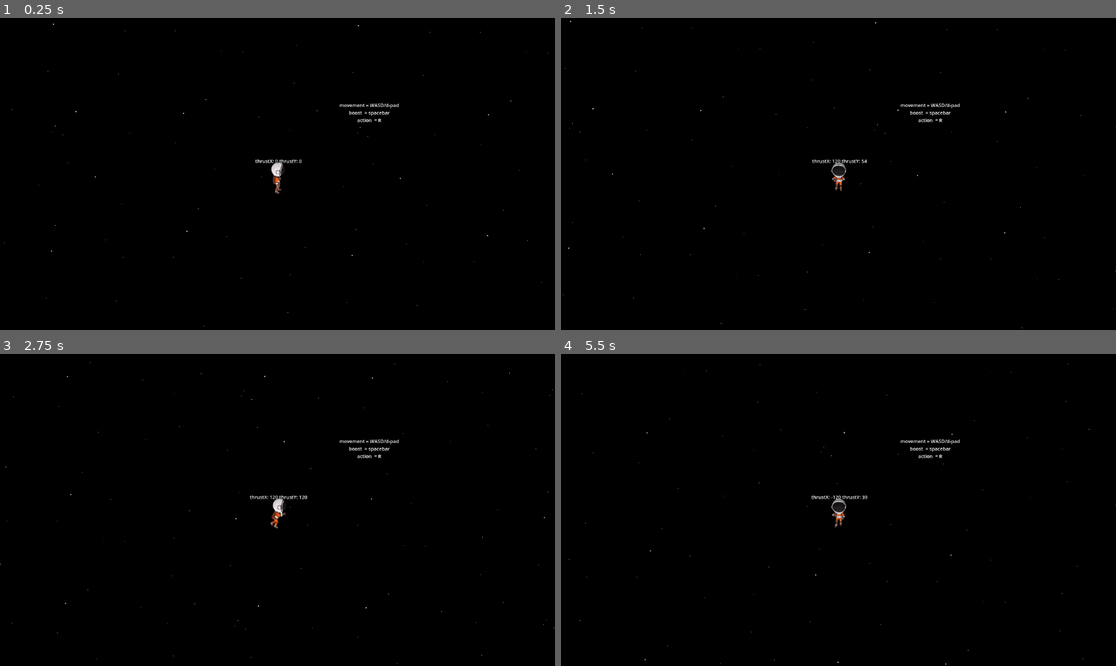
Above: before the commit, frames 1-4 (two rows, left to right).
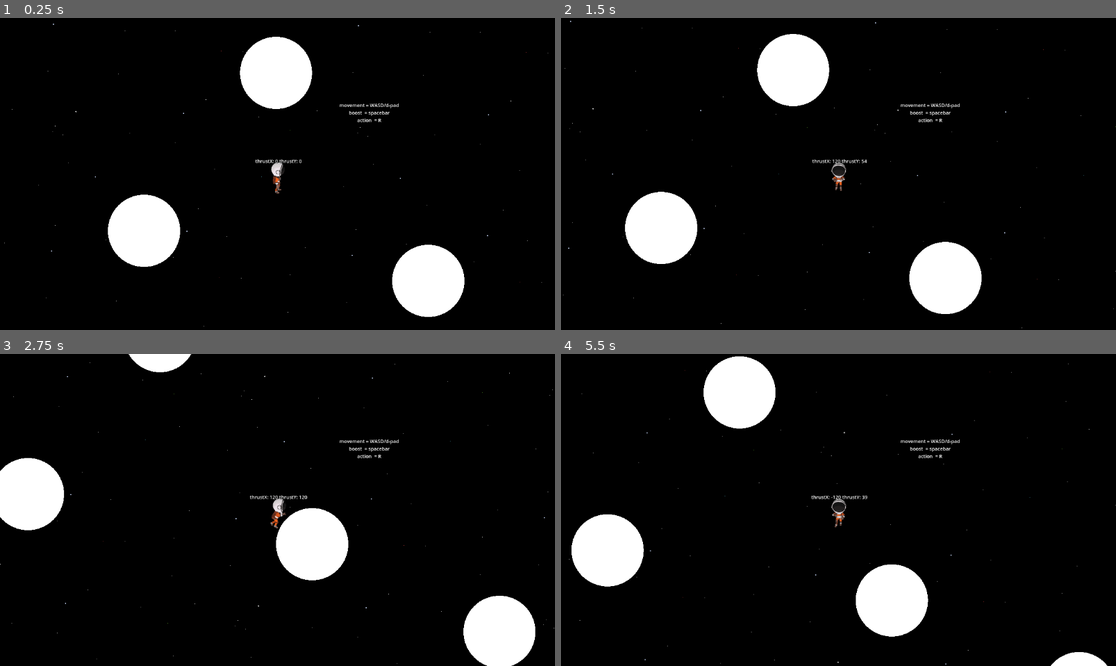
Above: after the commit, the same moments.

Repository: Boladelomo/Brackeys_Game_Jam_2024.2
Game: Godot game, scene res://Scenes/game.tscn
Two runs of this game, one before a commit and one after it. Both use one fixed random seed, a clock stepped at 60 frames per second and the inputs below.
Inputs:
- Up to frame 1 (0.25 s): no input
- Up to frame 2 (1.5 s): tap Enter at 0.5 s; hold D (right) 0.53-1.28 s; tap Space (jump) at 0.77 s; hold S (down) from 1.28 s (still down)
- Up to frame 3 (2.75 s): tap Space (jump) at 1.52 s; release S (down) at 2.03 s; hold D (right) from 2.03 s (still down)
- Up to frame 4 (5.5 s): release D (right) at 2.78 s; hold W (up) 2.78-3.53 s; tap Space (jump) at 3.02, 3.77, 4.52 s; hold A (left) 3.53-5.03 s; hold S (down) from 5.03 s (still down)

The runs differ from the first frame. In frame 1, 7.2% of the frame differs, in the area x 19-84%, y 6-96%; in frame 2, 7.2%; in frame 3, 7.5%; in frame 4, 7.5%, in the area x 1-99%, y 0-100%.
Error before the commit: Invalid access to property or key 'shape' on a base object of type 'Nil'. (res://Scripts/asteroid_manager.gd:37)

Commit message:
bugfix reference/instantiating

Diff:
--- a/Project/Scenes/game.tscn
+++ b/Project/Scenes/game.tscn
@@ -84,28 +84,22 @@
 [node name="AsteroidManager" parent="." instance=ExtResource("2_yyxbx")]
 
 [node name="Asteroid" parent="." instance=ExtResource("3_4uphc")]
-visible = false
 position = Vector2(-1, -105)
 scale = Vector2(0.996396, 1)
 
 [node name="Asteroid2" parent="." instance=ExtResource("3_4uphc")]
-visible = false
 position = Vector2(-138, 59)
 
 [node name="Asteroid3" parent="." instance=ExtResource("3_4uphc")]
-visible = false
 position = Vector2(157, 111)
 
 [node name="Asteroid4" parent="." instance=ExtResource("3_4uphc")]
-visible = false
 position = Vector2(-575, -318)
 
 [node name="Asteroid5" parent="." instance=ExtResource("3_4uphc")]
-visible = false
 position = Vector2(572, 320)
 
 [node name="Asteroid6" parent="." instance=ExtResource("3_4uphc")]
-visible = false
 position = Vector2(352, 202)
 scale = Vector2(0.996396, 1)
 
--- a/Project/Scripts/asteroid.gd
+++ b/Project/Scripts/asteroid.gd
@@ -18,7 +18,7 @@
 
 # Called when the node enters the scene tree for the first time.
 func _ready() -> void:
-	collider.shape.radius = safe_radius
+	#collider.shape.radius = safe_radius
 	collider.position = position
 	queue_redraw()
 	#print(collider.shape.radius)
--- a/Project/Scripts/asteroid_manager.gd
+++ b/Project/Scripts/asteroid_manager.gd
@@ -33,12 +33,13 @@
 func randomize_asteroid_values(asteroid):
 	#count large asteroids and prevent more than SHELTER_AMOUNT from spawning
 	var shelter_count := 0
+	var collider = asteroid.get_node("CollisionShape2D")
 	for a in asteroids:
-		if a.collider.shape.radius >= MIN_SHELTER_RADIUS:
+		if collider.shape.radius >= MIN_SHELTER_RADIUS:
 			shelter_count += 1
 	if shelter_count >= MAX_SHELTER_AMOUNT:
-		asteroid.collider.shape.radius = randf_range(asteroid.min_radius, asteroid.min_radius * 2.0)
+		collider.shape.radius = randf_range(asteroid.min_radius, asteroid.min_radius * 2.0)
 	else:
 	#if within shelter limit
-		asteroid.collider.shape.radius = randf_range(asteroid.min_radius, asteroid.max_radius)
-	print(asteroid.collider.shape.radius)
+		collider.shape.radius = randf_range(asteroid.min_radius, asteroid.max_radius)
+	print(collider.shape.radius)
